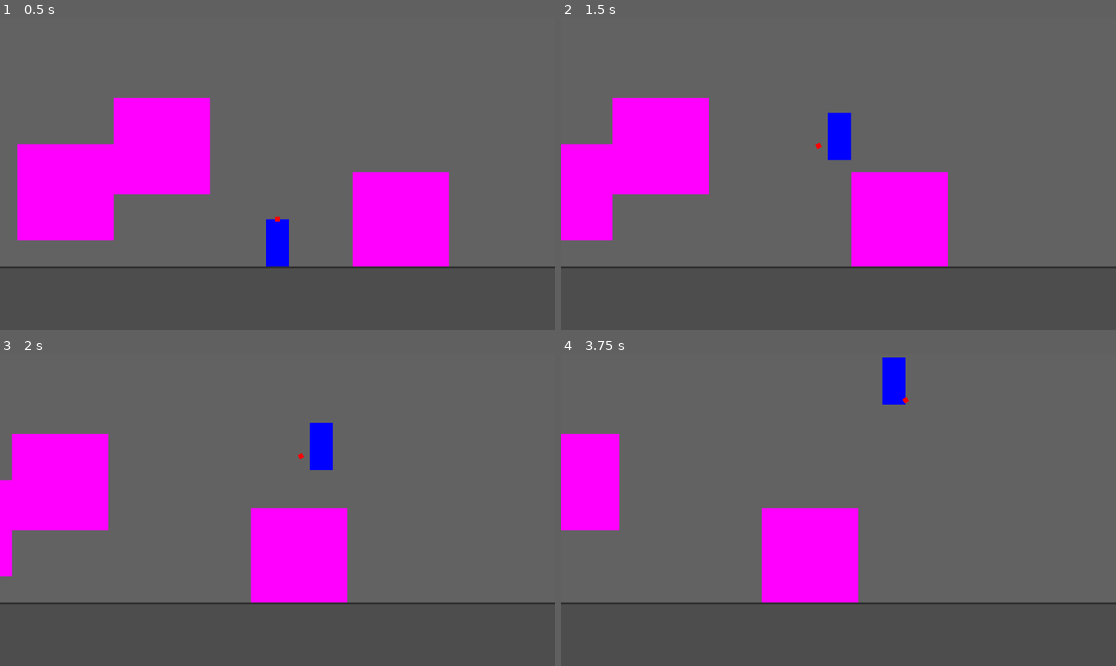
Above: before the commit, frames 1-4 (two rows, left to right).
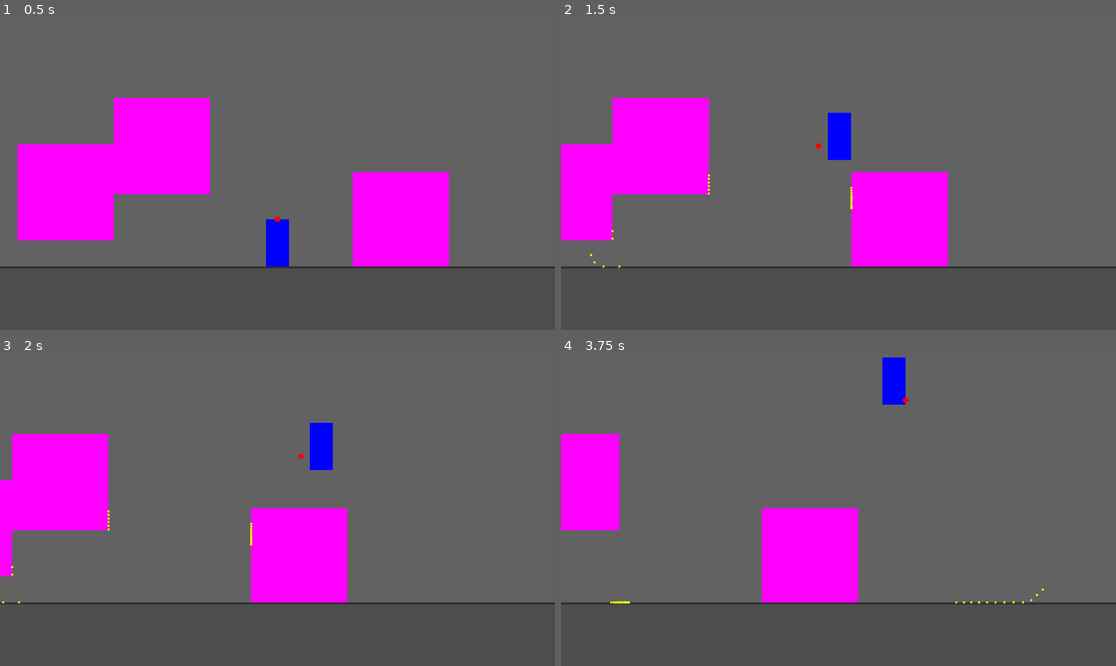
Above: after the commit, the same moments.

Repository: shotgunhands/shotgun-hands
Game: Godot game, scene res://Scenes/Playground/playground.tscn
The game is run twice, just before and just after one commit, with the same random seed, the same clock (stepped at 60 frames per second) and the same inputs.
Inputs (mouse positions are in pixels of both pictures, inside the frame that each line leads up to):
- Up to frame 1 (0.5 s): no input
- Up to frame 2 (1.5 s): tap Enter at 0.5 s; move the mouse to (960, 158) at 0.52 s; hold D (move_right) from 0.53 s (still down); click (960, 158) at 0.6 s; tap W (move_jump) at 0.77 s; move the mouse to (727, 189) at 1.27 s; right-click (727, 189) at 1.35 s
- Up to frame 3 (2 s): keep holding D (move_right); tap W (move_jump) at 1.52 s
- Up to frame 4 (3.75 s): move the mouse to (894, 441) at 2.02 s; release D (move_right) at 2.03 s; hold A (move_left) 2.03-2.78 s; hold S (move_crouch) 2.03-2.78 s; move the mouse to (810, 572) at 2.77 s; hold D (move_right) from 2.78 s (still down); click (810, 572) at 2.85 s; tap W (move_jump) at 3.02 s; move the mouse to (1005, 556) at 3.52 s; right-click (1005, 556) at 3.6 s

Frame 1 is identical in both runs. In frame 2, less than 0.1% of the frame differs, in the area x 5-53%, y 50-81%; in frame 3, less than 0.1%; in frame 4, less than 0.1%.

Commit message:
a few touches - added visual pellets that stick to a surface - added a resource type to keep track of ammo info - added a class to store functions relating to ammo types should be ready to be merged into `dev` i think running out of features to add that can be implemented w/out other stuff

Diff:
--- a/Actors/Player/2d_player.gd
+++ b/Actors/Player/2d_player.gd
@@ -105,7 +105,6 @@
 			velocity.x = move_toward(velocity.x, 0, (momentum_retention_slide * _control_degree))
 
 
-# public; accessed via master script when we do that
 func lose_control():
 	_control_degree = 0
 	_loss_of_control_timer.start()
--- a/Actors/Player/2d_player.tscn
+++ b/Actors/Player/2d_player.tscn
@@ -1,12 +1,15 @@
-[gd_scene load_steps=4 format=3 uid="uid://d0m6asdiav5p7"]
+[gd_scene load_steps=6 format=3 uid="uid://d0m6asdiav5p7"]
 
 [ext_resource type="Script" path="res://Actors/Player/2d_player.gd" id="1_f6vrf"]
 [ext_resource type="Script" path="res://Actors/Player/firing_controller.gd" id="2_13451"]
+[ext_resource type="Resource" uid="uid://ch504u2rkh0u5" path="res://Ammunition/Buckshot/buckshot.tres" id="3_uuwbr"]
+[ext_resource type="PackedScene" uid="uid://dnrx3ulhbkjr8" path="res://Ammunition/Shared/pellet.tscn" id="4_v5bgd"]
 
 [sub_resource type="RectangleShape2D" id="RectangleShape2D_vn4vr"]
 size = Vector2(25, 50)
 
 [node name="2DPlayer" type="CharacterBody2D"]
+collision_layer = 16
 script = ExtResource("1_f6vrf")
 
 [node name="LossOfControlTimer" type="Timer" parent="."]
@@ -14,6 +17,8 @@
 
 [node name="FiringController" type="Node" parent="."]
 script = ExtResource("2_13451")
+_ammo_types = Array[Resource("res://Ammunition/ammo_type.gd")]([ExtResource("3_uuwbr"), ExtResource("3_uuwbr")])
+pellet = ExtResource("4_v5bgd")
 
 [node name="ReloadTimer" type="Timer" parent="FiringController"]
 wait_time = 0.7
--- a/Actors/Player/firing_controller.gd
+++ b/Actors/Player/firing_controller.gd
@@ -1,7 +1,8 @@
 extends Node
 
-@onready var _player = $".."
-@onready var _pivot = _player.get_node("ShotgunPivot")
+@onready var _player: CharacterBody2D = $".."
+@onready var _pivot: Node2D = _player.get_node("ShotgunPivot")
+@onready var _reticle: Node2D = _pivot.get_node("Reticle")
 
 @onready var _reload_timer: Timer = $ReloadTimer
 
@@ -9,14 +10,16 @@
 
 const SCALE = 100.0
 
-#var _ammo_type_left_hand: AmmoType
-#var _ammo_type_right_hand: AmmoType
+@export var _ammo_types: Array[AmmoType]
 
-var _max_ammo: Array[int] = [6, 6]
-var _ammo: Array[int] = [6, 6]
+@onready var _max_ammo: Array[int] = [_ammo_types[0].max_ammo, _ammo_types[1].max_ammo]
+@onready var _ammo: Array[int] = [_ammo_types[0].max_ammo, _ammo_types[1].max_ammo]
+
+@export var pellet: PackedScene
 
 var _touched_ground: Array[bool] = [true, true]
 
+signal hit_enemy
 signal midair_shot
 
 
@@ -45,9 +48,43 @@
 
 	_ammo[mouse] -= 1
 
+	_cast_pellets(mouse)
+
 	if not _player.is_on_floor() and _touched_ground[mouse]:
 		_launch()
 		_touched_ground[mouse] = false
+
+
+# will return a list of hit enemies as well as distances to them (possibly make some struct for this)
+# void for now, though
+func _cast_pellets(mouse: int):
+	var angle_offsets = _ammo_types[mouse].get_angle_offsets()
+	var state = get_viewport().world_2d.direct_space_state
+	for offset in angle_offsets: # really gotta write this out on paper...
+		var angle = _pivot.global_rotation + offset
+		var target: Vector2 = _reticle.global_position + Vector2.RIGHT.rotated(angle) * 6000.0
+		var r_pars = PhysicsRayQueryParameters2D.create(_reticle.global_position, target, 0b1_0000_0001)
+		var r_info = state.intersect_ray(r_pars)
+
+		var final_pos: Vector2 = Vector2.ZERO
+		var parent: Node = get_tree().root
+		if r_info:
+			if r_info["collider"].get_collision_layer_value(9):
+				print("Hit an enemy!")
+			else:
+				final_pos = r_info["position"]
+				print("Hit the environment.")
+
+		_send_visual_pellet(angle, final_pos, parent)
+
+
+func _send_visual_pellet(angle: float, final_pos: Vector2, parent: Node):
+	var visual = pellet.instantiate()
+	get_tree().root.add_child(visual)
+	visual.global_position = _reticle.global_position
+	visual.global_rotation = angle
+	visual.final_pos = final_pos
+	visual._start()
 
 
 func _reload():
--- /dev/null
+++ b/Ammunition/Buckshot/buckshot.gd
@@ -0,0 +1,5 @@
+extends AmmoTypeBehaviors
+
+
+func on_hit(coll: PhysicsBody2D):
+	pass
--- /dev/null
+++ b/Ammunition/Buckshot/buckshot.tres
@@ -0,0 +1,12 @@
+[gd_resource type="Resource" script_class="AmmoType" load_steps=2 format=3 uid="uid://ch504u2rkh0u5"]
+
+[ext_resource type="Script" path="res://Ammunition/ammo_type.gd" id="1_etus4"]
+
+[resource]
+script = ExtResource("1_etus4")
+effective_range = Array[float]([10.0, 25.0])
+damage = Array[float]([50.0, 25.0, 1.0])
+max_ammo = 6.0
+pellet_count = 12
+pellet_spread_angle = 20
+blast_force = 5.0
--- /dev/null
+++ b/Ammunition/Shared/pellet.gd
@@ -0,0 +1,22 @@
+extends Node2D
+
+@export var pellet_speed: float = 15.0
+
+var final_pos: Vector2
+var has_final_pos: bool = false
+
+
+func _start():
+	if final_pos != Vector2.ZERO:
+		has_final_pos = true
+
+
+func _physics_process(_delta):
+	if has_final_pos:
+		global_position = global_position.move_toward(final_pos, pellet_speed)
+	else:
+		global_position += Vector2.RIGHT.rotated(rotation) * pellet_speed
+
+
+func destroy():
+	queue_free()
--- /dev/null
+++ b/Ammunition/Shared/pellet.tscn
@@ -0,0 +1,17 @@
+[gd_scene load_steps=2 format=3 uid="uid://dnrx3ulhbkjr8"]
+
+[ext_resource type="Script" path="res://Ammunition/Shared/pellet.gd" id="1_ihujv"]
+
+[node name="DebugPellet" type="Node2D"]
+script = ExtResource("1_ihujv")
+
+[node name="DestroyTimer" type="Timer" parent="."]
+wait_time = 1.5
+one_shot = true
+autostart = true
+
+[node name="Polygon2D" type="Polygon2D" parent="."]
+color = Color(1, 1, 0, 1)
+polygon = PackedVector2Array(-1, -1, 1, -1, 1, 1, -1, 1)
+
+[connection signal="timeout" from="DestroyTimer" to="." method="destroy"]
--- /dev/null
+++ b/Ammunition/ammo_type.gd
@@ -0,0 +1,47 @@
+extends Resource
+class_name AmmoType
+
+# if distance < effective_range[x]:
+# 	do damage[x] damage to enemy
+# else:
+# 	do damage[-1] damage to enemy
+# it is begging for a different implementation though ngl
+@export var effective_range: Array[float]
+@export var damage: Array[float]
+@export var max_ammo: float
+
+@export var pellet_count: int
+@export var pellet_spread_angle: int # in degrees :pensive:
+
+@export var blast_force: float
+
+@export var behaviors: AmmoTypeBehaviors
+
+var _angle_offsets: Array[float] = []
+
+
+# returns a list of floats representing the offset for each pellet
+func get_angle_offsets() -> Array[float]:
+	if not _angle_offsets.is_empty():
+		return _angle_offsets
+
+	var output: Array[float] = []
+	for pellet in range(pellet_count): # this is so disgusting i'm sorry
+		output.append(((-deg_to_rad(pellet_spread_angle) / 2.0) + \
+				(pellet * (deg_to_rad(pellet_spread_angle) / (pellet_count - 1.0)))))
+	_angle_offsets = output
+	return _angle_offsets
+
+
+# returns damage based on passed distance
+func get_damage(distance: float) -> float:
+	if distance < 0: return -1.0
+
+	if effective_range.is_empty():
+		return damage[0]
+
+	for _range in effective_range: # underscore to avoid shadowing "range"
+		if distance < _range:
+			return damage[effective_range.find(_range)]
+
+	return damage.back()
--- /dev/null
+++ b/Ammunition/ammo_type_behaviors.gd
@@ -0,0 +1,9 @@
+extends Script
+class_name AmmoTypeBehaviors
+# this is an interface for ammo type functions
+# e.g. for dragon's breath ammo, this is where you'd
+# put the code that sets enemies or the ground on fire.
+
+
+func on_hit(coll: PhysicsBody2D):
+	pass
--- a/project.godot
+++ b/project.godot
@@ -58,6 +58,16 @@
 ]
 }
 
+[layer_names]
+
+2d_physics/layer_1="Environment"
+2d_physics/layer_5="Player"
+2d_physics/layer_9="Enemies"
+
 [physics]
 
 common/physics_ticks_per_second=144
+
+[rendering]
+
+textures/canvas_textures/default_texture_filter=0
